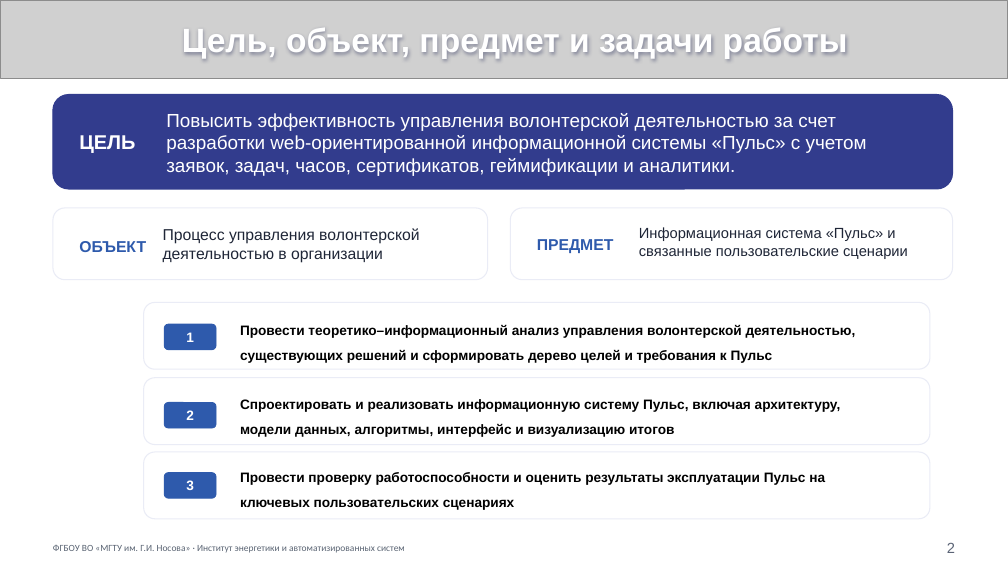
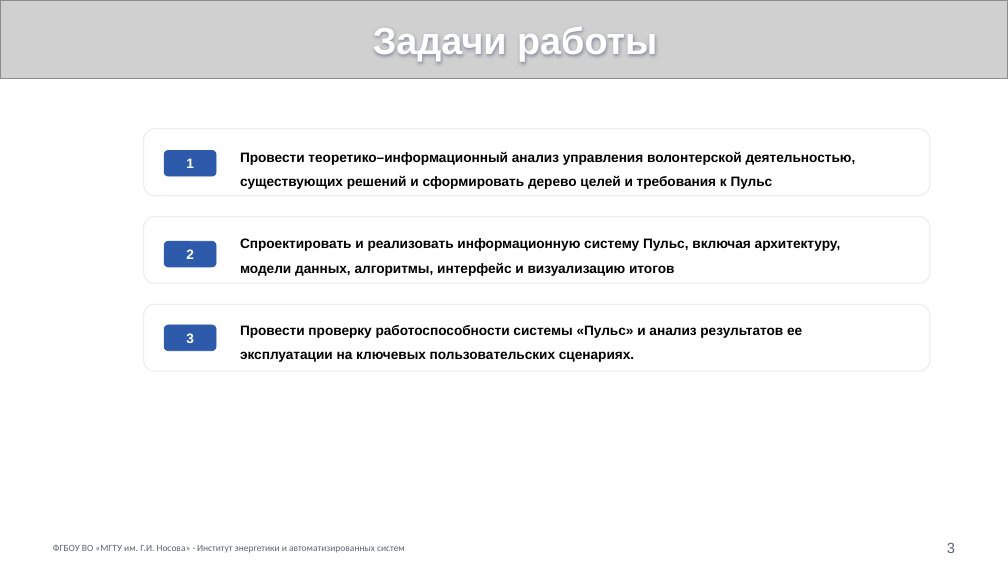
Before and after one commit to Haniem/unityaid, a slide deck: slide 3 of docs/final/Zozin_P_A_VKR_Presentation_final.pptx (slide 2 before the commit). Drawn at 1008x567 pixels with LibreOffice and Linux fonts; fonts in the diff are those of the drawing; grey boxes stand for pictures. Boxes give left, top, right and bottom in pixels: in the first picture for what was removed or moved away, otherwise in the second. Text is boxed around its words. In the diff, an @@ line names an element or a change of style, - is before the commit and + after.

```diff
--- a/docs/final/Zozin_P_A_VKR_Presentation_final.pptx
+++ b/docs/final/Zozin_P_A_VKR_Presentation_final.pptx
@@ text at <box>373,27,657,61</box>: text changed; size 32 to 36 pt @@
-Цель, объект, предмет и задачи работы
+Задачи работы
@@ rounded rectangle removed at <box>53,95,953,189</box> @@
@@ text removed at <box>166,113,867,176</box> @@
-Повысить эффективность управления волонтерской деятельностью за счет разработки web-ориентированной информационной системы «Пульс» с учетом заявок, задач, часов, сертификатов, геймификации и аналитики.
@@ text removed at <box>79,135,135,153</box> @@
-ЦЕЛЬ
@@ 2 rounded rectangles, 1 text: place and size @@
-2 rounded rectangles, 1 text at <box>144,302,930,369</box>
+2 rounded rectangles, 1 text at <box>144,129,930,195</box>
@@ rounded rectangle removed at <box>53,208,488,280</box> @@
@@ rounded rectangle removed at <box>510,208,953,280</box> @@
@@ rounded rectangle: place and size @@
-rounded rectangle at <box>144,378,930,445</box>
+rounded rectangle at <box>144,216,930,283</box>
@@ text removed at <box>163,228,419,263</box> @@
-Процесс управления волонтерской деятельностью в организации
@@ text "Спроектировать и реализовать информационную систему ...": place and size @@
-text "Спроектировать и реализовать информационную систему ..." at <box>240,399,841,437</box>
+text "Спроектировать и реализовать информационную систему ..." at <box>240,238,841,276</box>
@@ text removed at <box>537,239,614,253</box> @@
-ПРЕДМЕТ
@@ text removed at <box>639,227,908,259</box> @@
-Информационная система «Пульс» и связанные пользовательские сценарии
@@ text removed at <box>79,241,146,252</box> @@
-ОБЪЕКТ
@@ rounded rectangle "2": place and size @@
-rounded rectangle "2" at <box>164,402,216,428</box>
+rounded rectangle "2" at <box>164,241,216,267</box>
@@ rounded rectangle: place and size @@
-rounded rectangle at <box>144,452,930,519</box>
+rounded rectangle at <box>144,305,930,371</box>
@@ rounded rectangle "3": place and size @@
-rounded rectangle "3" at <box>164,473,216,498</box>
+rounded rectangle "3" at <box>164,325,216,351</box>
@@ text at <box>240,325,802,362</box>: text changed @@
-Провести проверку работоспособности и оценить результаты эксплуатации Пульс на ключевых пользовательских сценариях
+Провести проверку работоспособности системы «Пульс» и анализ результатов ее эксплуатации на ключевых пользовательских сценариях.
@@ text at <box>947,543,955,553</box>: text changed @@
-2
+3
```
Also in this commit, not shown: 5 other slides changed, 1 slide added, 3 slides removed, 27 other files.
